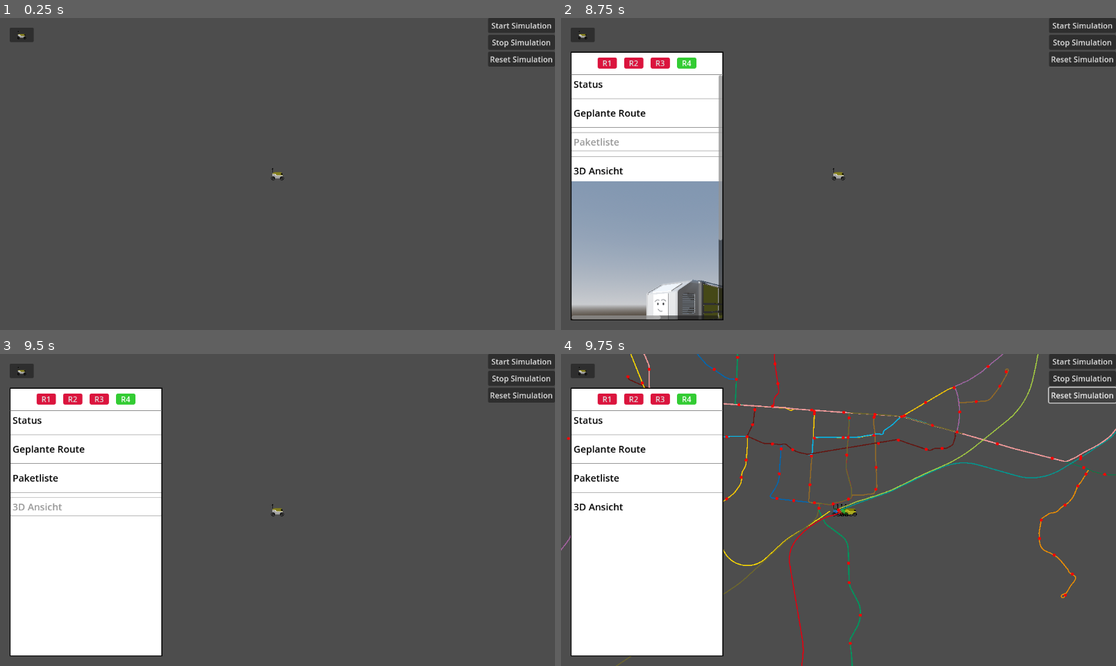
Above: before the commit, frames 1-4 (two rows, left to right).
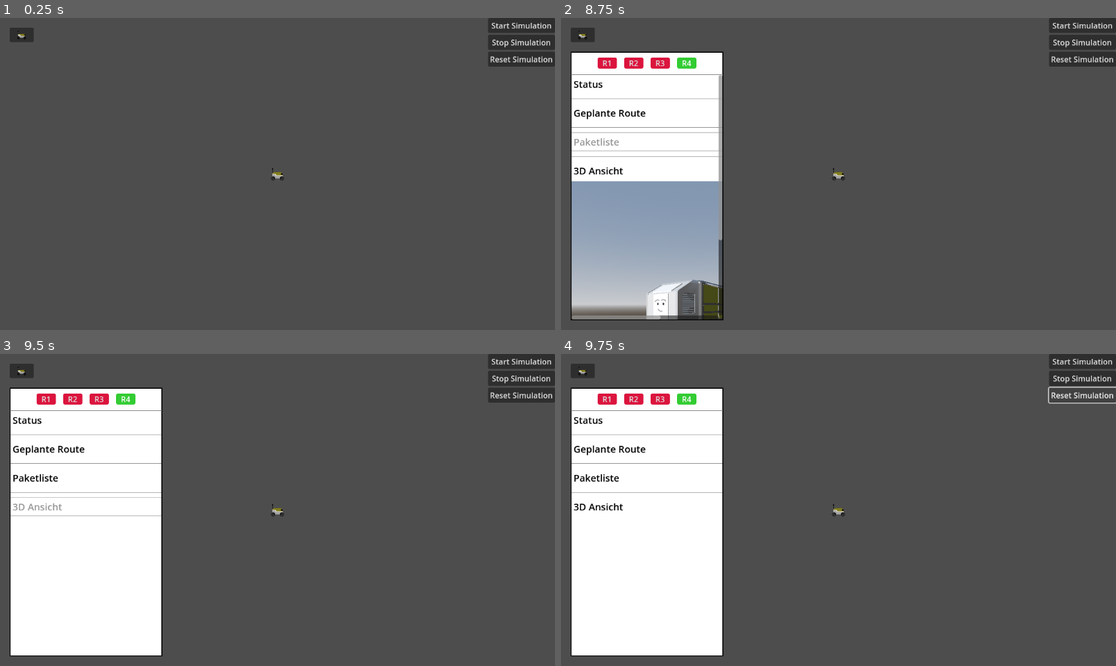
Above: after the commit, the same moments.

Repository: HaiZung/SE-Projekt
Game: Godot game, scene res://UI/UI.tscn
Same seed, same stepped clock (60 frames per second), same inputs: the game is played once before the commit and once after it.
Inputs (mouse positions are in pixels of both pictures, inside the frame that each line leads up to):
- Up to frame 1 (0.25 s): no input
- Up to frame 2 (8.75 s): click "Start Simulation" at 0.5 s; click "Start Simulation" at 1.25 s; click "Stop Simulation" at 2 s; click (583, 33) at 2.75 s; click "R1" at 3.5 s; click "R2" at 4.25 s; click "R3" at 5 s; click "R4" at 5.75 s; click "Status" at 6.5 s; click "Geplante Route" at 7.25 s; click "Paketliste" at 8 s
- Up to frame 3 (9.5 s): click "3D Ansicht" at 8.75 s
- Up to frame 4 (9.75 s): click "Reset Simulation" at 9.5 s

Frames 1-3 are identical in both runs. In frame 4, 2.7% of the frame differs, in the area x 0-100%, y 0-100%.
Error after the commit: Parse Error: Function "_geometry_to_points_longest_part()" not found in base self. (res://karte/MapRoot.gd:169)

Commit message:
Test-Sim -delete

Diff:
--- a/karte/MapRoot.gd
+++ b/karte/MapRoot.gd
@@ -37,26 +37,10 @@
 	load_geojson_lines("res://karte/KVVLinesGeoJSON_v2.json")
 	load_stops_from_kvv_json("res://karte/KVV_Haltestellen_v2.json")
 
-	# -------------------------------
-	# TEST-ROUTE zeichnen
-	# -------------------------------
-
-	# set_route_from_geojson("res://karte/KVVLinesGeoJSON_v2.json", "4")
-
-
-
-
-
-
-
-
-
-
 # -------------------------------
 # TILE-Berechnungen & Laden
 # -------------------------------
 
-# Nur noch int-Tileindex, abgeleitet aus derselben Formel
 func latlon_to_tile(lat: float, lon: float, z: int) -> Vector2i:
 	var world := latlon_to_world(lat, lon, z) / TILE_SIZE
 	return Vector2i(int(world.x), int(world.y))
@@ -82,7 +66,7 @@
 
 		var spr := Sprite2D.new()
 		spr.texture = tex
-		spr.centered = false            # ✅ WICHTIG
+		spr.centered = false
 		spr.position = Vector2(x * TILE_SIZE, y * TILE_SIZE)
 		$TileContainer.add_child(spr)
 
@@ -90,7 +74,6 @@
 	)
 
 	http.request(url)
-
 
 
 # -------------------------------
@@ -115,7 +98,7 @@
 # lat/lon -> Weltkoordinaten
 # -------------------------------
 
-# WGS84 -> "Slippy Map"-Pixelkoordinaten in deiner Welt
+# WGS84 -> Pixelkoordinaten
 func latlon_to_world(lat: float, lon: float, z: int) -> Vector2:
 	var lat_rad := deg_to_rad(lat)
 	var n := pow(2.0, z)
@@ -136,13 +119,6 @@
 		var world_pos := latlon_to_world(lat, lon, zoom)
 		route_line.add_point(world_pos)
 
-		#	# Path2D aus der Line2D erzeugen
-		# _sync_path_from_line()
-
-		# # Follows initialisieren
-		# _setup_follows()
-
-
 # -------------------------------
 # GeoJSON Linien extrahieren
 # -------------------------------
@@ -197,8 +173,6 @@
 			best_points = pts
 
 	return best_points
-
-# -------------------------------
 
 
 func set_route_from_geojson(path: String, line_id: String) -> void:
@@ -276,87 +250,6 @@
 	for p in best_points:
 		route_line.add_point(p)
 
-
-
-#Hilfsfunktionen für Simulation
-func _geometry_to_points_longest_part(geom: Dictionary) -> PackedVector2Array:
-	var t_any: Variant = geom.get("type", "")
-	var t: String = str(t_any).strip_edges()
-
-	if t == "LineString":
-		var coords_any: Variant = geom.get("coordinates", null)
-		return _coords_to_world_points(coords_any)
-
-	if t == "MultiLineString":
-		var best: PackedVector2Array = PackedVector2Array()
-		var best_len: float = 0.0
-		var parts_any: Variant = geom.get("coordinates", null)
-		if parts_any is Array:
-			var parts: Array = parts_any
-			for part in parts:
-				var pts: PackedVector2Array = _coords_to_world_points(part)
-				var L: float = _polyline_length(pts)
-				if pts.size() >= 2 and L > best_len:
-					best_len = L
-					best = pts
-		return best
-
-	if t == "GeometryCollection":
-		var best_gc: PackedVector2Array = PackedVector2Array()
-		var best_len_gc: float = 0.0
-		var geoms_any: Variant = geom.get("geometries", null)
-		if geoms_any is Array:
-			var geoms: Array = geoms_any
-			for g in geoms:
-				if g is Dictionary:
-					var pts_gc: PackedVector2Array = _geometry_to_points_longest_part(g)
-					var L_gc: float = _polyline_length(pts_gc)
-					if pts_gc.size() >= 2 and L_gc > best_len_gc:
-						best_len_gc = L_gc
-						best_gc = pts_gc
-		return best_gc
-
-	return PackedVector2Array()
-
-func _coords_to_world_points(coords_v: Variant) -> PackedVector2Array:
-	var pts: PackedVector2Array = PackedVector2Array()
-	if not (coords_v is Array):
-		return pts
-
-	var coords: Array = coords_v
-	for c in coords:
-		if not (c is Array) or c.size() < 2:
-			continue
-
-		var lon: float = float(c[0])
-		var lat: float = float(c[1])
-		var world_pos: Vector2 = latlon_to_world(lat, lon, zoom)
-		pts.append(world_pos)
-
-	return pts
-
-func _polyline_length(pts: PackedVector2Array) -> float:
-	var L: float = 0.0
-	for i in range(pts.size() - 1):
-		L += pts[i].distance_to(pts[i + 1])
-	return L
-
-func _print_geojson_property_keys(features: Array) -> void:
-	print("DEBUG: Beispiel-Properties aus GeoJSON (erste max. 5 Features):")
-	var limit: int = min(5, features.size())
-	for i in range(limit):
-		var f_v: Variant = features[i]
-		if not (f_v is Dictionary):
-			continue
-		var f: Dictionary = f_v
-		var props_any: Variant = f.get("properties", {})
-		if not (props_any is Dictionary):
-			continue
-		var props: Dictionary = props_any
-		print("Feature ", i, " keys: ", props.keys())
-
-
-#Hilfsfunktionen ende
 
 # -------------------------------
 # KVV GeoJSON Linien laden
@@ -450,7 +343,6 @@
 				continue
 
 		elif t == "GeometryCollection":
-			# nur zählen im Debug (noch keine Rekursion)
 			skipped += 1
 			continue
 		else:
@@ -641,7 +533,7 @@
 
 		var dot := StopDot.new()
 		dot.position = world_pos
-		dot.set_style(4.5, Color(1, 0, 0, 0.95)) # gut sichtbar
+		dot.set_style(4.5, Color(1, 0, 0, 0.95))
 		dot.z_index = 2000
 		dot.z_as_relative = false
 
